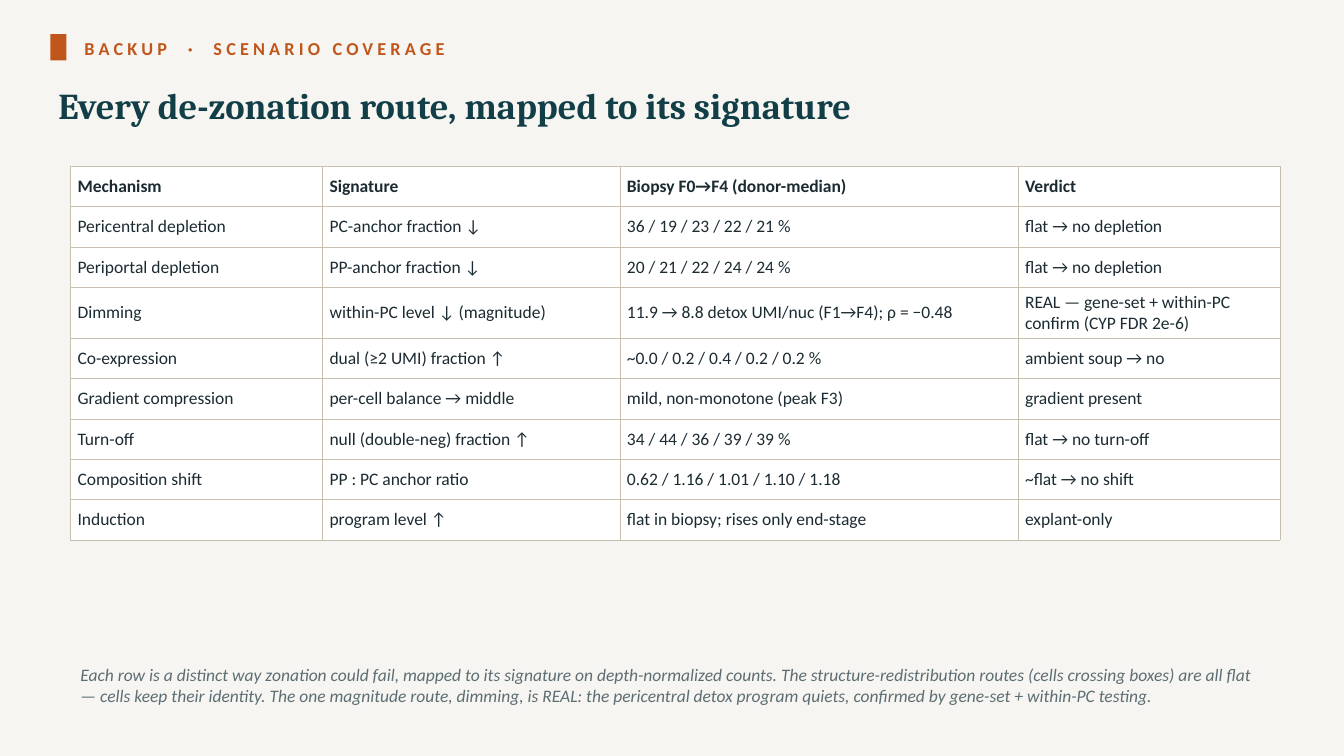
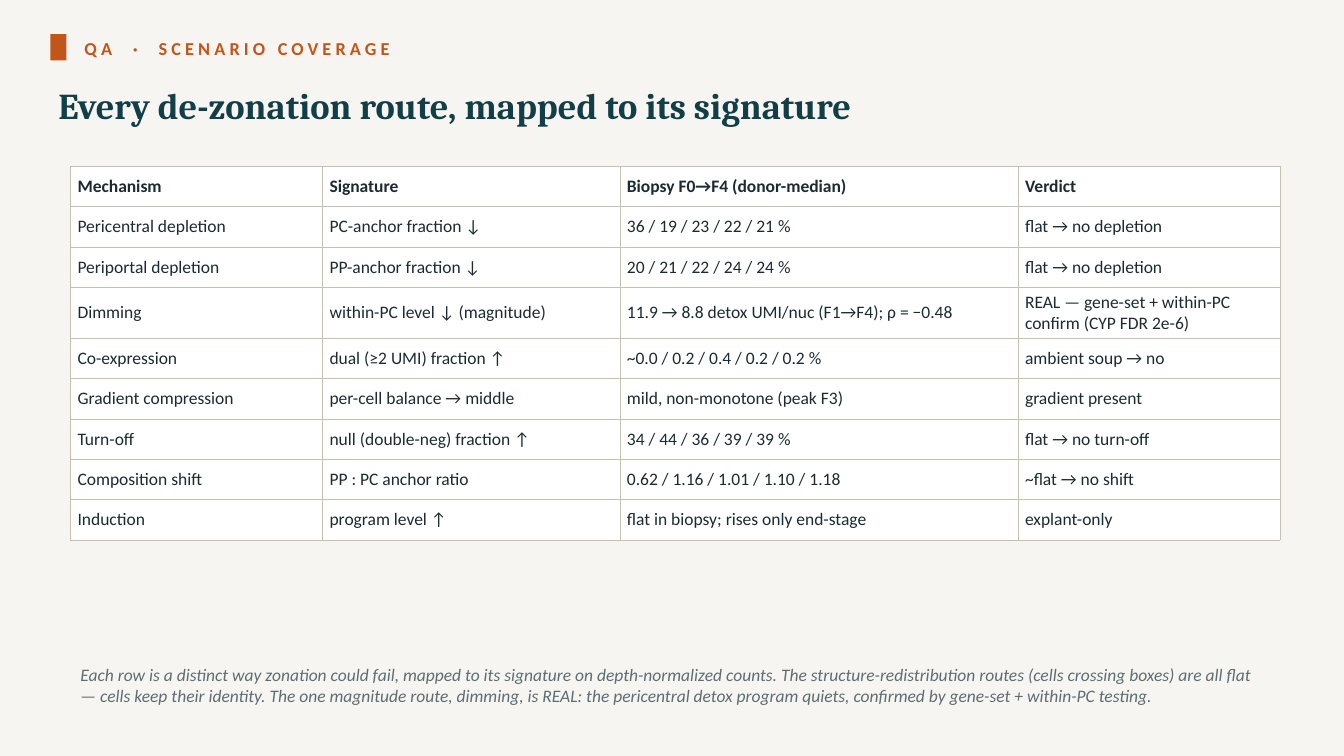
Before and after one commit to roeetekoah/liver-zonation, a slide deck: slide 30 of presentation/MASLD_stages_computational_analysis_roee_shira.pptx (slide 29 before the commit). Drawn at 1344x756 pixels with LibreOffice and Linux fonts; fonts in the diff are those of the drawing. Boxes give left, top, right and bottom in pixels: in the first picture for what was removed or moved away, otherwise in the second. Text is boxed around its words. In the diff, an @@ line names an element or a change of style, - is before the commit and + after.

```diff
--- a/presentation/MASLD_stages_computational_analysis_roee_shira.pptx
+++ b/presentation/MASLD_stages_computational_analysis_roee_shira.pptx
@@ text at <box>84,43,390,58</box>: text changed @@
-BACKUP · SCENARIO COVERAGE
+QA · SCENARIO COVERAGE
```
Also in this commit, not shown: 13 other slides changed, 1 slide added, 5 other files.
